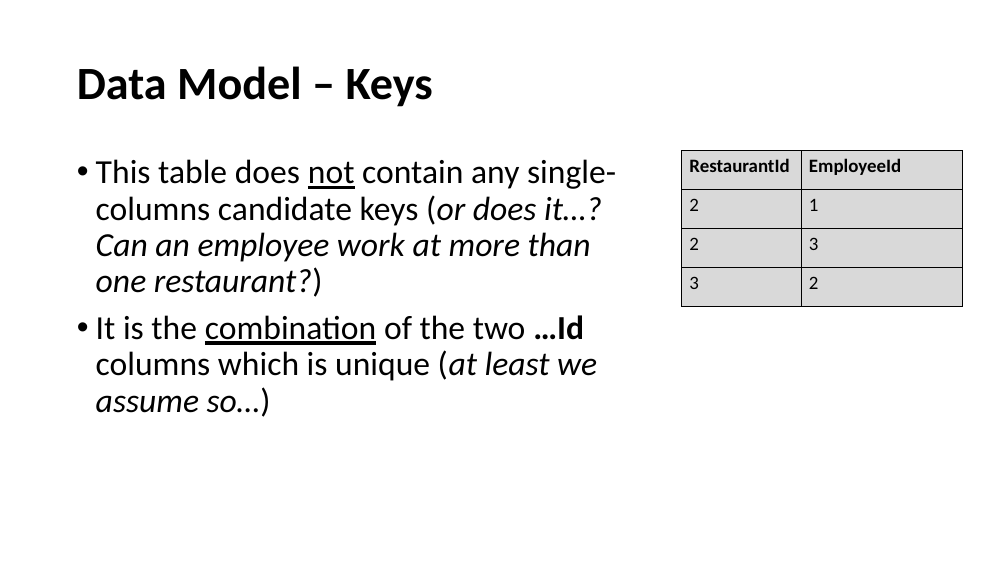
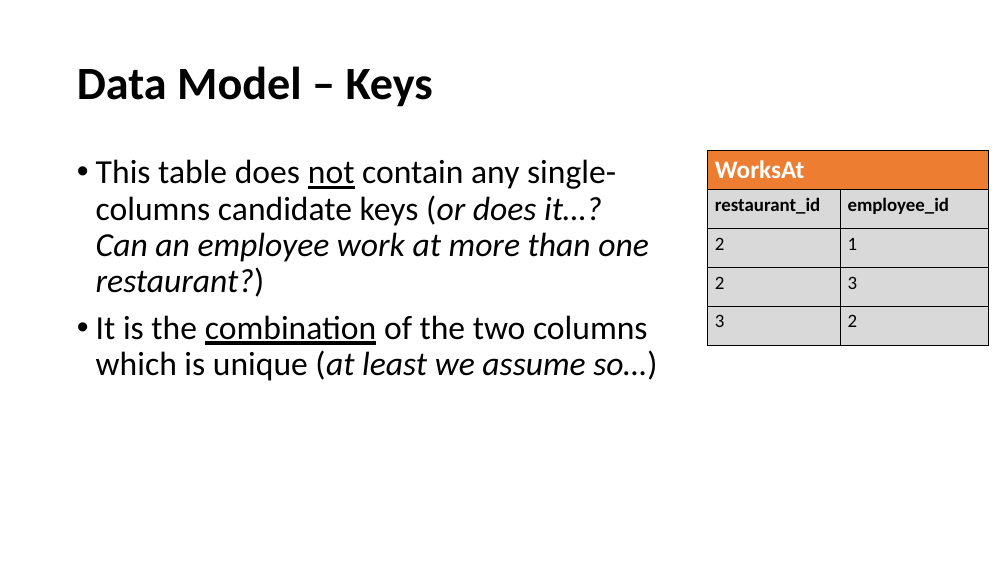
Before and after one commit to perl-easj/OOProg, a slide deck: slide 29 of Chap/DB/Presentations/DBRelationalModel.pptx. Drawn at 1008x567 pixels with LibreOffice and Linux fonts; fonts in the diff are those of the drawing. Boxes give left, top, right and bottom in pixels: in the first picture for what was removed or moved away, otherwise in the second. Text is boxed around its words. In the diff, an @@ line names an element or a change of style, - is before the commit and + after.

Commit message:
Consistency update of DB presentations
Plus DB scripts and a Table template spreadsheet.

```diff
--- a/Chap/DB/Presentations/DBRelationalModel.pptx
+++ b/Chap/DB/Presentations/DBRelationalModel.pptx
@@ table at box(708, 151, 988, 346) @@
-row 1: RestaurantId | EmployeeId
+row 1: WorksAt | 
+row 2: restaurant_id | employee_id
@@ table: place and size @@
-table at box(682, 151, 963, 307)
+table at box(708, 151, 988, 346)
@@ text at box(96, 315, 657, 381): text changed @@
-• It is the combination of the two …Id columns which is unique (at least we assume so…)
+• It is the combination of the two columns which is unique (at least we assume so…)
```
Also in this commit, not shown: 26 other slides changed, 10 other files.
